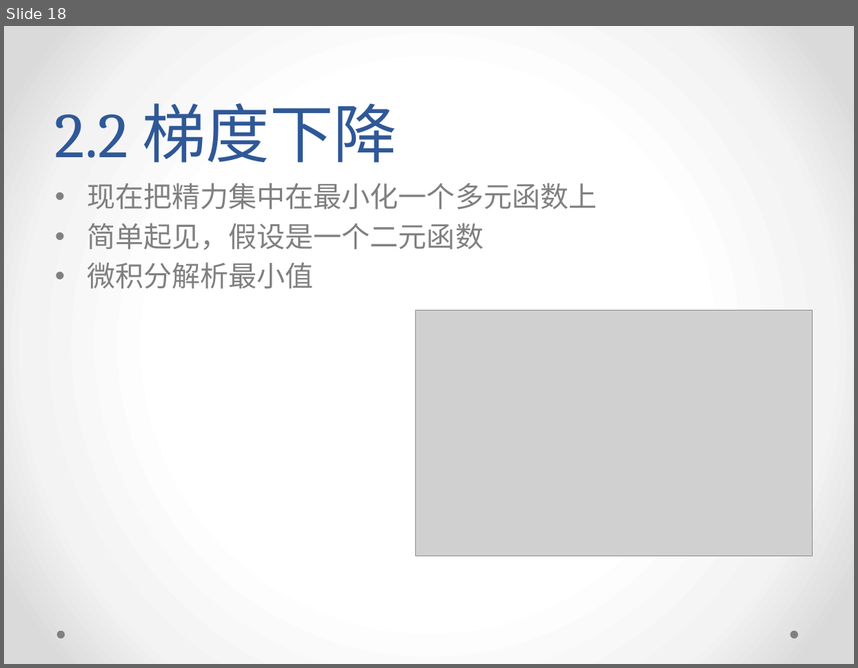
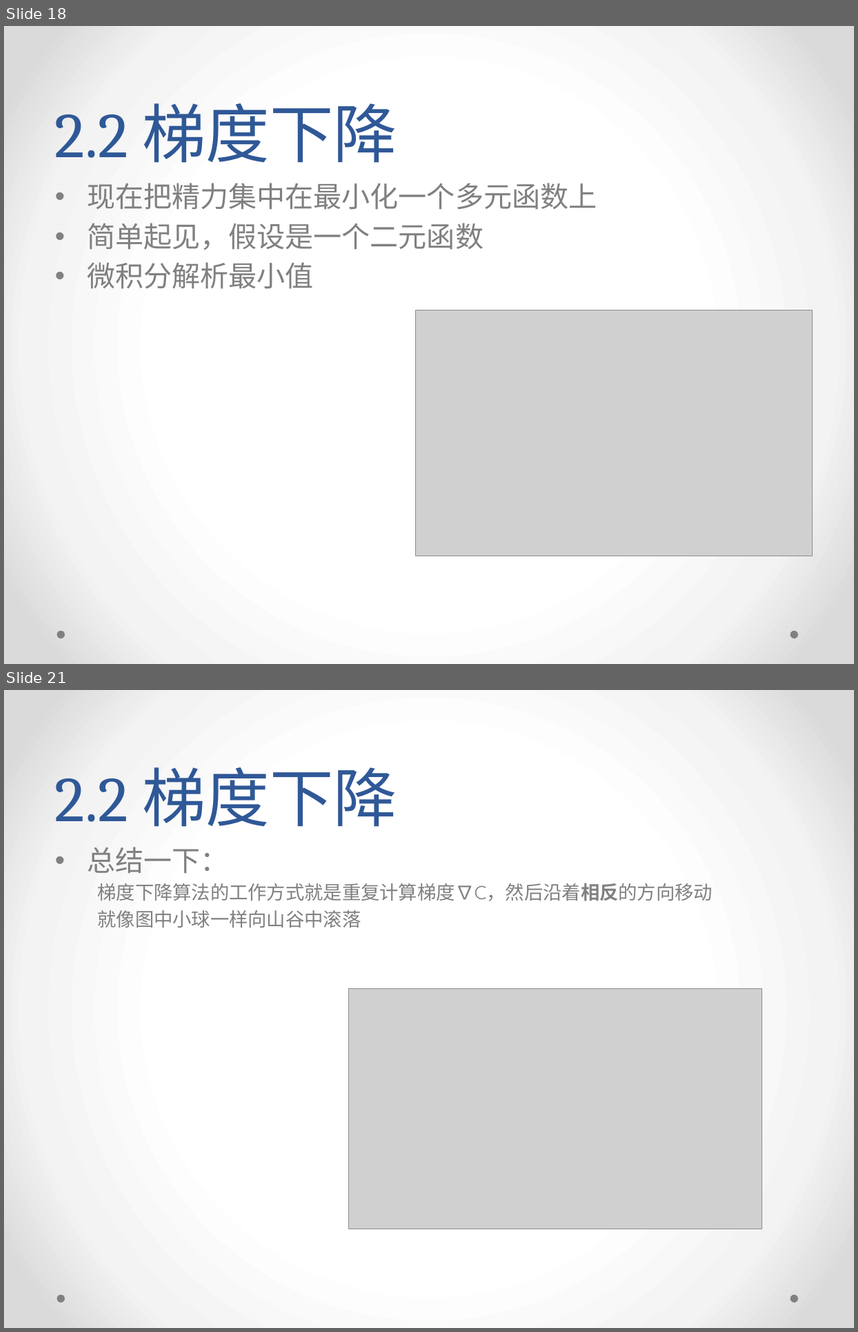
Before and after one commit to yish0000/neuralnetwork, a slide deck: 深度学习数学原理初探.pptx. Shown one above the other, each under a label of ours: slide 18 before the commit, slides 18 and 21 after it; the slides between them are not shown. The pictures are 858x668 and 858x1332 pixels, drawn with LibreOffice and Linux fonts; fonts in the diff are those of the drawing; grey boxes stand for pictures; background and template pictures are left out. Boxes give left, top, right and bottom in pixels: in the first picture for what was removed or moved away, otherwise in the second. Text is boxed around its words. In the diff, an @@ line names an element or a change of style, - is before the commit and + after.

```diff
--- a/深度学习数学原理初探.pptx
+++ b/深度学习数学原理初探.pptx
@@ slide 21 added at (4,690,854,1328), background gradient #FFFFFF to #F4F4F4 to #DADADA; not listed: 2 template elements that a slide beside it also shows @@
@@ title added at (55,767,398,827), 54 pt, text #2F5897 @@
+2.2 梯度下降
@@ text added at (87,847,713,927), 16 pt, text #808080 @@
+• 总结一下：
+  梯度下降算法的工作方式就是重复计算梯度∇C，然后沿着相反的方向移动
+  就像图中小球一样向山谷中滚落
@@ picture added at (349,988,762,1228) @@
```
Also in this commit, not shown: 1 slide changed, 14 other slides added, 1 slide removed.
